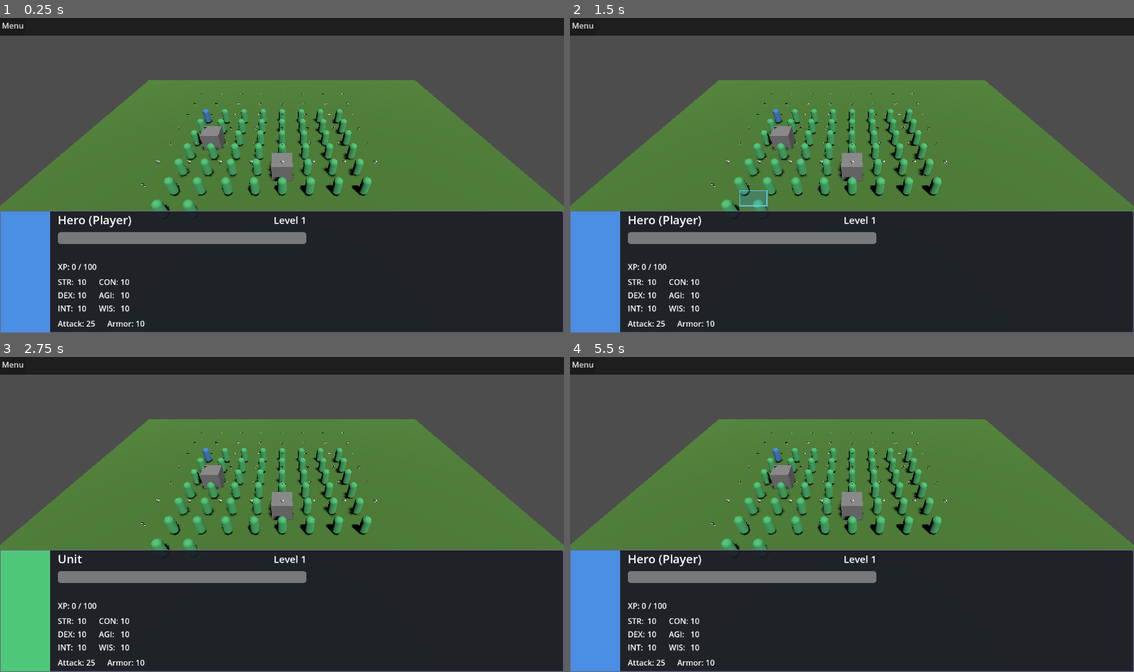
Above: before the commit, frames 1-4 (two rows, left to right).
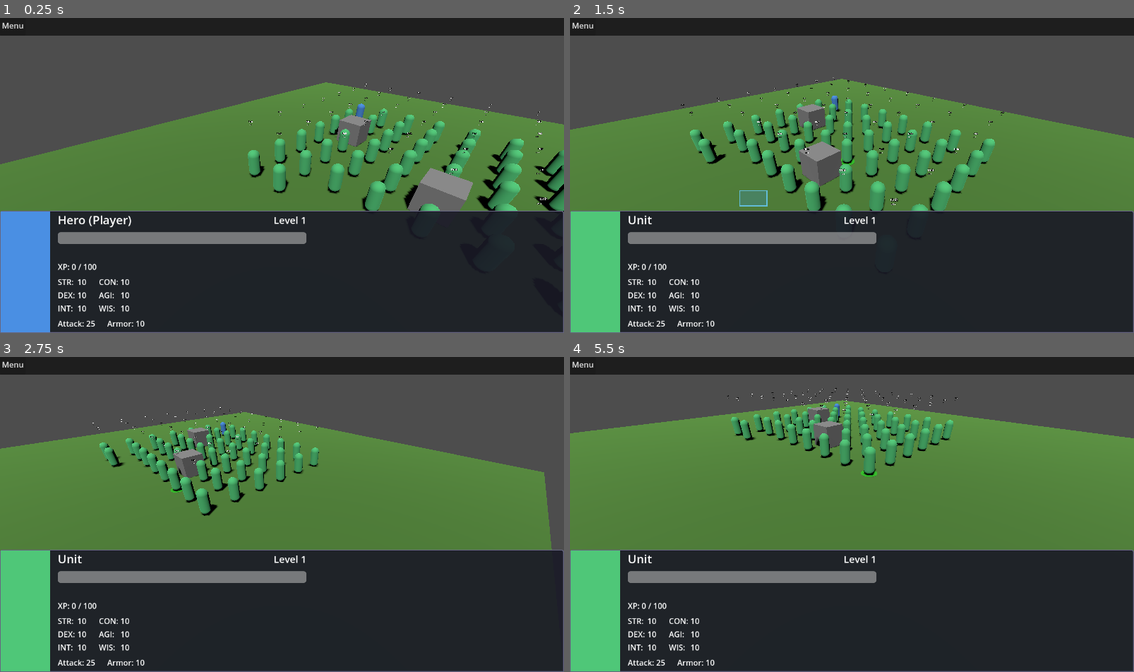
Above: after the commit, the same moments.

Repository: Panix-Develop/godot-rpg
Game: Godot game, scene res://scenes/world.tscn
The game is run twice, just before and just after one commit, with the same random seed, the same clock (stepped at 60 frames per second) and the same inputs.
Inputs (mouse positions are in pixels of both pictures, inside the frame that each line leads up to):
- Up to frame 1 (0.25 s): no input
- Up to frame 2 (1.5 s): tap Enter at 0.5 s; move the mouse to (976, 159) at 0.52 s; hold Right (ui_right) 0.53-1.25 s; tap Mouse wheel down (scroll_down) at 0.6 s; click (976, 159) at 0.67 s; tap Mouse wheel up (scroll_up) at 0.8 s; drag from (739, 191) to (823, 238) at 1.27 s
- Up to frame 3 (2.75 s): move the mouse to (338, 445) at 2.02 s; hold Right (ui_right) from 2.03 s (still down); tap Mouse wheel down (scroll_down) at 2.1 s; tap Mouse wheel up (scroll_up) at 2.3 s
- Up to frame 4 (5.5 s): release Right (ui_right) at 2.75 s; drag from (823, 577) to (682, 467) at 2.77 s; move the mouse to (1021, 561) at 3.52 s; hold Left (ui_left) 3.53-4.25 s; hold Shift 3.53-4.25 s; tap Mouse wheel up (scroll_up) at 3.8, 5.1 s; drag from (682, 467) to (767, 432) at 4.27 s; move the mouse to (880, 514) at 5.02 s; hold Down (ui_down) from 5.03 s (still down); click (880, 514) at 5.17 s

The runs differ from the first frame. In frame 1, 17% of the frame differs, in the area x 0-100%, y 19-62%; in frame 2, 19%; in frame 3, 13%; in frame 4, 21%, in the area x 0-100%, y 9-100%.
Error before the commit: Parse Error: Identifier "angle_rad" not declared in the current scope. (res://scripts/camera_controller.gd:95)

Commit message:
fix(camera): Fix angle_rad scope error in update_camera_position
- Move position.z calculation back into update_camera_position()
- angle_rad variable is local to update_camera_position()
- Fixes parser error: Identifier 'angle_rad' not declared

Diff:
--- a/scripts/camera_controller.gd
+++ b/scripts/camera_controller.gd
@@ -88,8 +88,8 @@
 	# Maintain isometric angle while zooming
 	var angle_rad = deg_to_rad(-35)
 	position.y = camera_distance * sin(-angle_rad)
+	position.z = camera_distance * cos(-angle_rad)
 
 func set_camera_enabled(enabled: bool) -> void:
 	"""Enable or disable camera controls (called by UI when panels open/close)."""
 	camera_enabled = enabled
-	position.z = camera_distance * cos(-angle_rad)
